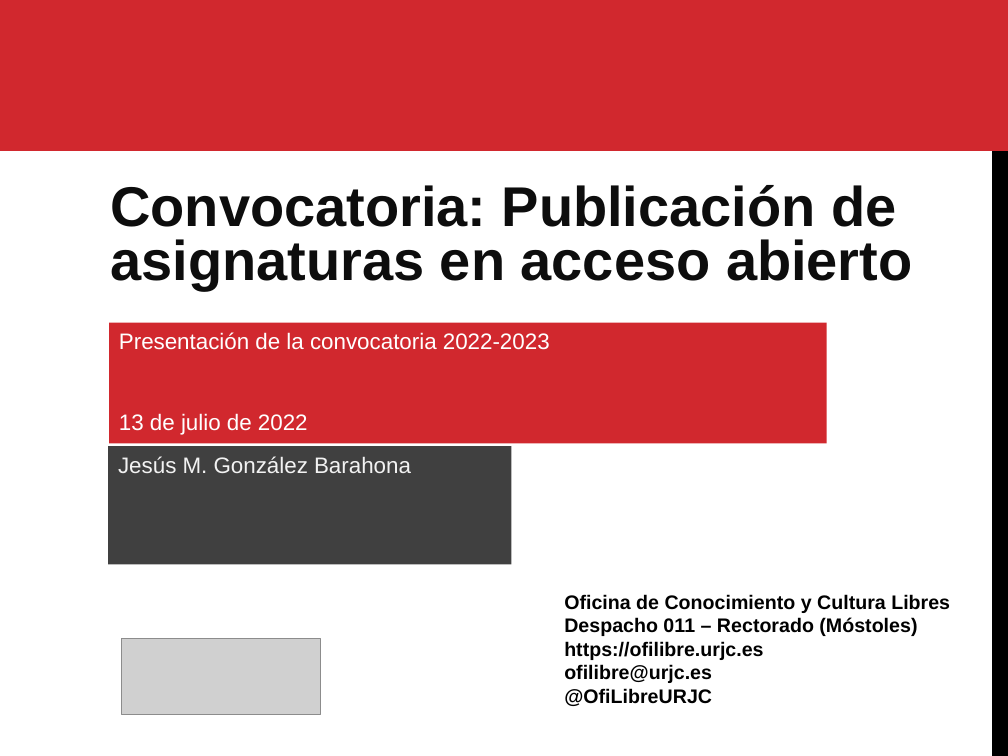
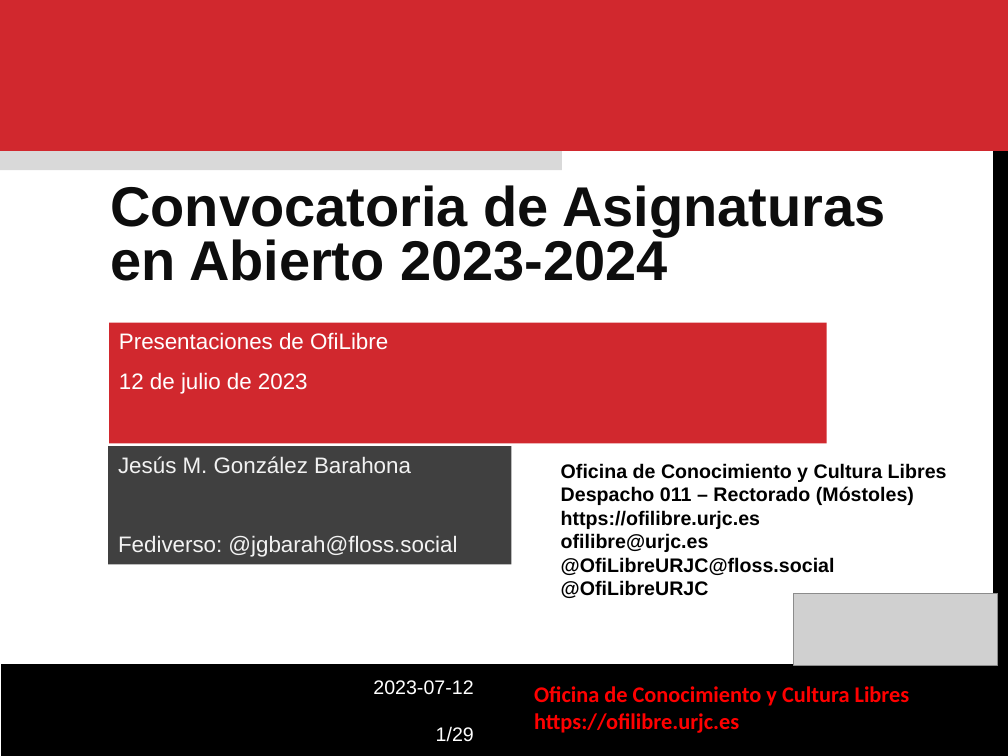
Before and after one commit to gabrielIzquierdo/OfiLibreGabri.github.io, a slide deck: slide 1 of static/transpas/convocatoria-asignaturas-abierto/Convocatoria_Asignaturas_Abierto.odp. Drawn at 1008x756 pixels with LibreOffice and Linux fonts; fonts in the diff are those of the drawing; grey boxes stand for pictures; background and template pictures are left out. Boxes give left, top, right and bottom in pixels: in the first picture for what was removed or moved away, otherwise in the second. Text is boxed around its words. In the diff, an @@ line names an element or a change of style, - is before the commit and + after.

Commit message:
Nuevas transpas asignaturas en abierto

```diff
--- a/static/transpas/convocatoria-asignaturas-abierto/Convocatoria_Asignaturas_Abierto.odp
+++ b/static/transpas/convocatoria-asignaturas-abierto/Convocatoria_Asignaturas_Abierto.odp
@@ rectangle added at box(0, 126, 561, 170), fill #D9D9D9 @@
@@ freeform shape: place and size @@
-freeform shape at box(992, 151, 1008, 756)
+freeform shape at box(994, 143, 1008, 748)
@@ text at box(110, 185, 885, 281): text changed @@
-Convocatoria: Publicación de asignaturas en acceso abierto
+Convocatoria de Asignaturas en Abierto 2023-2024
@@ text in rectangle at box(119, 332, 388, 394): text changed @@
-Presentación de la convocatoria 2022-2023
-13 de julio de 2022
+Presentaciones de OfiLibre
+12 de julio de 2023
@@ text "Oficina de Conocimiento y Cultura ...": place and size @@
-text "Oficina de Conocimiento y Cultura ..." at box(564, 594, 950, 706)
+text "Oficina de Conocimiento y Cultura ..." at box(561, 463, 947, 598)
@@ text in rectangle at box(118, 536, 457, 557): paragraph added @@
+Fediverso: @jgbarah@floss.social
@@ text at box(561, 557, 835, 575): paragraph added @@
+@OfiLibreURJC@floss.social
@@ picture: place and size @@
-picture at box(121, 638, 320, 714)
+picture at box(794, 594, 998, 665)
@@ freeform shape added at box(1, 664, 1008, 756), fill #000000 @@
@@ text added at box(373, 680, 474, 742), 14 pt, text #FFFFFF @@
+2023-07-12
+1/29
@@ text added at box(534, 686, 910, 733), 16 pt, text #FF0000, bold @@
+Oficina de Conocimiento y Cultura Libres
+https://ofilibre.urjc.es
```
Also in this commit, not shown: 20 other slides changed, 5 slides added, 8 slides removed, 3 other files.
